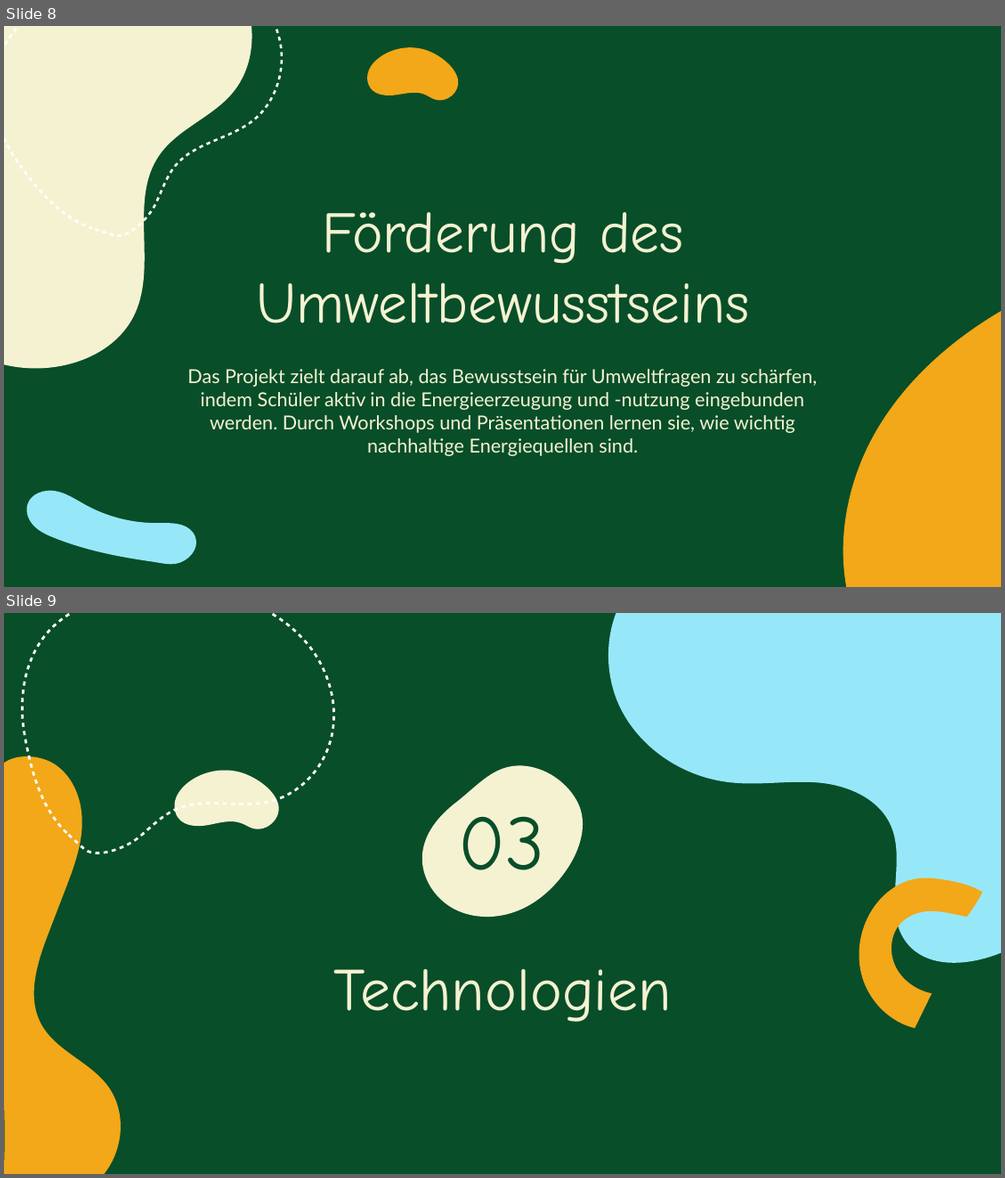
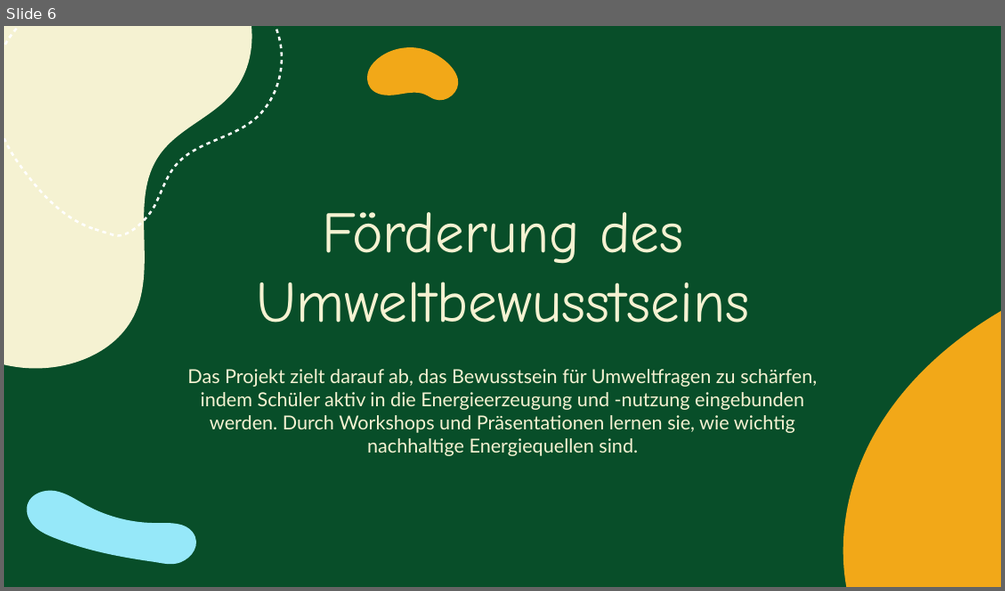
Before and after one commit to BjelakDenis/2324-4bhif-syp-project-iot-dashboard, a slide deck: LeoEnergy.pptx. Shown one above the other, each under a label of ours: slides 8 and 9 before the commit, slide 6 after it. The pictures are 1005x1178 and 1005x591 pixels, drawn with LibreOffice and Linux fonts; fonts in the diff are those of the drawing. Boxes give left, top, right and bottom in pixels: in the first picture for what was removed or moved away, otherwise in the second. Text is boxed around its words. In the diff, an @@ line names an element or a change of style, - is before the commit and + after.

```diff
--- a/LeoEnergy.pptx
+++ b/LeoEnergy.pptx
@@ slide 9 removed at (4,613,1001,1174), background #084E29 @@
@@ freeform shape removed at (4,613,355,892) @@
@@ freeform shape removed at (580,613,1001,1038) @@
@@ freeform shape removed at (165,746,287,867) @@
@@ freeform shape removed at (4,756,121,1174) @@
@@ freeform shape removed at (421,765,582,917) @@
@@ title removed at (459,816,545,870) @@
-03
@@ freeform shape removed at (852,873,993,1031) @@
@@ title removed at (333,969,672,1022) @@
-Technologien
@@ what was slide 8 is now slide 6 @@
```
Also in this commit, not shown: 6 other slides changed, 2 slides added, 3 other slides removed, 1 other file.
